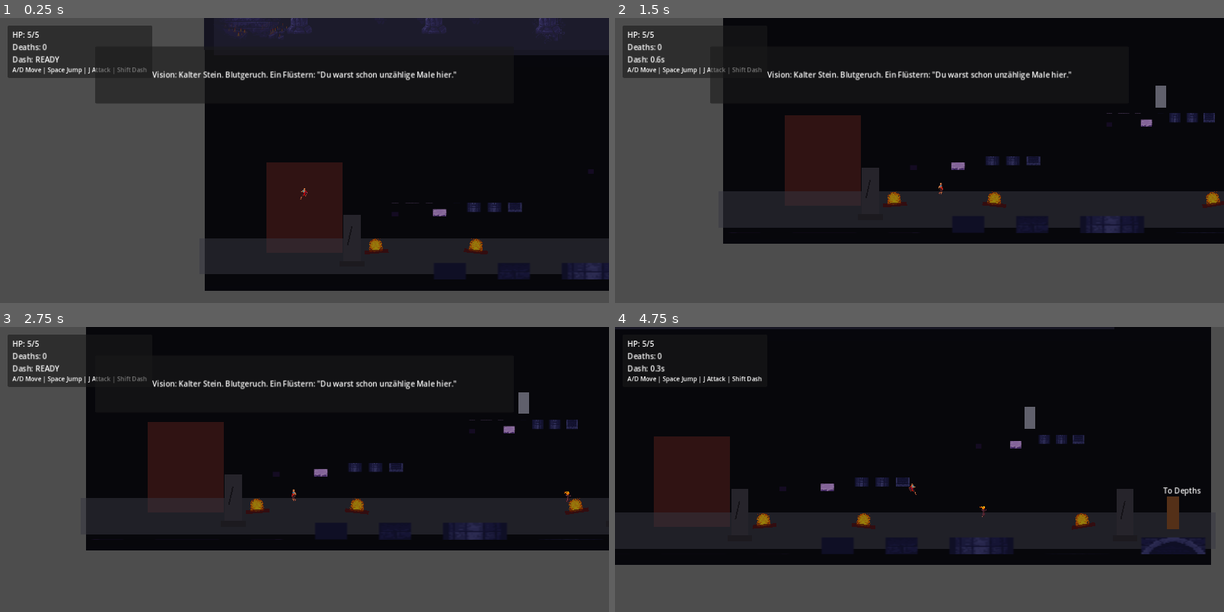
Above: before the commit, frames 1-4 (two rows, left to right).
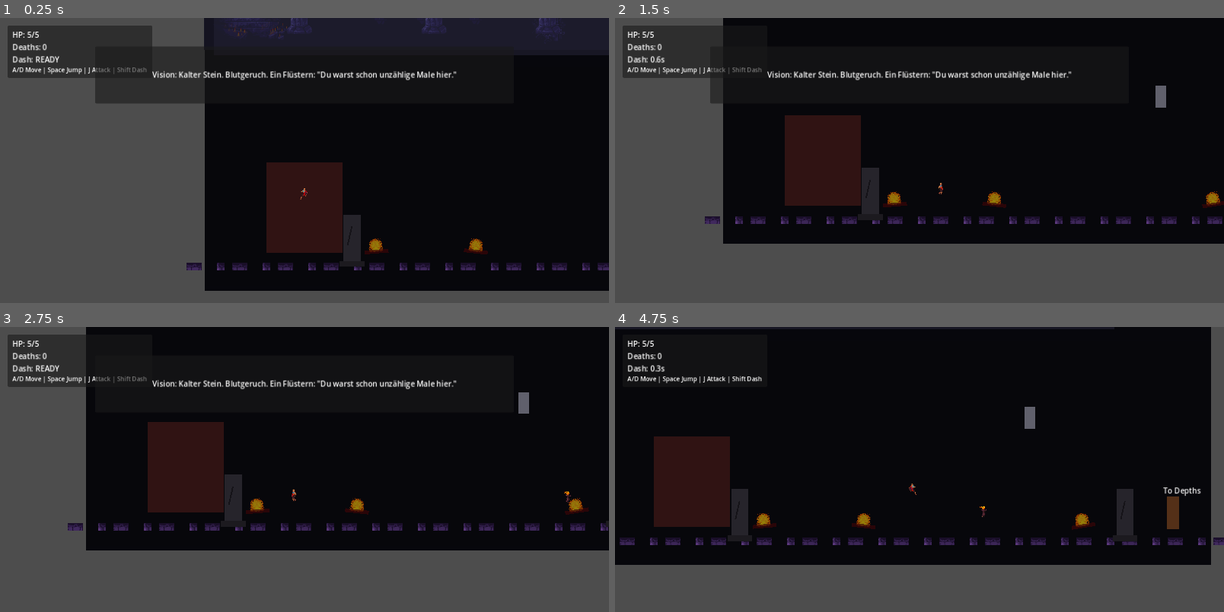
Above: after the commit, the same moments.

Repository: highneken/ProjectDarkness2D
Game: Godot game, scene res://scenes/Main.tscn
Same seed, same stepped clock (60 frames per second), same inputs: the game is played once before the commit and once after it.
Inputs:
- Up to frame 1 (0.25 s): no input
- Up to frame 2 (1.5 s): hold D (move_right) from 0.53 s (still down); tap J (attack) at 0.6 s; tap Space (jump) at 0.77 s; tap Shift (dash) at 1.35 s
- Up to frame 3 (2.75 s): tap Space (jump) at 1.52 s; release D (move_right) at 2.03 s; hold A (move_left) from 2.03 s (still down); tap J (attack) at 2.1 s
- Up to frame 4 (4.75 s): release A (move_left) at 2.78 s; hold D (move_right) 2.78-4.28 s; tap Shift (dash) at 2.85, 4.35 s; tap Space (jump) at 3.02, 3.77, 4.52 s; tap J (attack) at 3.6 s; hold A (move_left) from 4.28 s (still down)

The runs differ from the first frame. In frame 1, 7.3% of the frame differs, in the area x 30-100%, y 64-92%; in frame 2, 9.7%; in frame 3, 10%; in frame 4, 11%, in the area x 0-100%, y 37-80%.

Commit message:
Add real TileMap layers for Main and Room2 with clearer walkable surfaces

Diff:
--- a/scenes/Main.tscn
+++ b/scenes/Main.tscn
@@ -13,6 +13,7 @@
 [ext_resource type="Texture2D" path="res://assets/external/gothicvania/gothicvania_church/assets/environment/background.png" id="11_bg"]
 [ext_resource type="Texture2D" path="res://assets/external/gothicvania/gothicvania_church/assets/environment/columns.png" id="12_cols"]
 [ext_resource type="Texture2D" path="res://assets/external/gothicvania/gothicvania_church/assets/environment/tileset.png" id="13_tiles"]
+[ext_resource type="Script" path="res://scripts/main_tilemap.gd" id="14_mt"]
 
 [sub_resource type="RectangleShape2D" id="RectangleShape2D_floor"]
 size = Vector2(1400, 80)
@@ -82,7 +83,11 @@
 offset_bottom = 650.0
 color = Color(0.2, 0.08, 0.08, 1)
 
+[node name="TileMapMain" type="TileMap" parent="."]
+script = ExtResource("14_mt")
+
 [node name="GroundLane" type="ColorRect" parent="."]
+visible = false
 offset_left = -20.0
 offset_top = 620.0
 offset_right = 1300.0
@@ -96,6 +101,7 @@
 shape = SubResource("RectangleShape2D_floor")
 
 [node name="FloorVisual" type="Sprite2D" parent="Floor"]
+visible = false
 position = Vector2(0, -8)
 texture = ExtResource("13_tiles")
 region_enabled = true
@@ -110,6 +116,7 @@
 shape = SubResource("RectangleShape2D_plat1")
 
 [node name="PlatformArt" type="Sprite2D" parent="Platform1"]
+visible = false
 texture = ExtResource("13_tiles")
 region_enabled = true
 region_rect = Rect2(0, 64, 336, 24)
@@ -123,6 +130,7 @@
 shape = SubResource("RectangleShape2D_plat2")
 
 [node name="PlatformArt" type="Sprite2D" parent="Platform2"]
+visible = false
 texture = ExtResource("13_tiles")
 region_enabled = true
 region_rect = Rect2(0, 64, 336, 24)
--- a/scenes/Room2.tscn
+++ b/scenes/Room2.tscn
@@ -13,6 +13,7 @@
 [ext_resource type="Texture2D" path="res://assets/external/gothicvania/gothicvania_church/assets/environment/background.png" id="11_bg"]
 [ext_resource type="Texture2D" path="res://assets/external/gothicvania/gothicvania_church/assets/environment/columns.png" id="12_cols"]
 [ext_resource type="Texture2D" path="res://assets/external/gothicvania/gothicvania_church/assets/environment/tileset.png" id="13_tiles"]
+[ext_resource type="Script" path="res://scripts/room2_tilemap.gd" id="14_rt"]
 
 [sub_resource type="RectangleShape2D" id="RectangleShape2D_floor"]
 size = Vector2(1400, 80)
@@ -66,7 +67,11 @@
 [node name="SpawnPoint" type="Marker2D" parent="."]
 position = Vector2(130, 560)
 
+[node name="TileMapRoom2" type="TileMap" parent="."]
+script = ExtResource("14_rt")
+
 [node name="GroundLane" type="ColorRect" parent="."]
+visible = false
 offset_left = -20.0
 offset_top = 620.0
 offset_right = 1300.0
@@ -80,6 +85,7 @@
 shape = SubResource("RectangleShape2D_floor")
 
 [node name="FloorVisual" type="Sprite2D" parent="Floor"]
+visible = false
 position = Vector2(0, -8)
 texture = ExtResource("13_tiles")
 region_enabled = true
@@ -94,6 +100,7 @@
 shape = SubResource("RectangleShape2D_plat1")
 
 [node name="PlatformArt" type="Sprite2D" parent="Platform1"]
+visible = false
 texture = ExtResource("13_tiles")
 region_enabled = true
 region_rect = Rect2(0, 64, 336, 24)
@@ -107,6 +114,7 @@
 shape = SubResource("RectangleShape2D_plat2")
 
 [node name="PlatformArt" type="Sprite2D" parent="Platform2"]
+visible = false
 texture = ExtResource("13_tiles")
 region_enabled = true
 region_rect = Rect2(0, 64, 336, 24)
--- /dev/null
+++ b/scripts/main_tilemap.gd
@@ -0,0 +1,34 @@
+extends TileMap
+
+const TILE := 16
+const SOURCE_ID := 0
+
+func _ready() -> void:
+	var tileset := TileSet.new()
+	var src := TileSetAtlasSource.new()
+	src.texture = preload("res://assets/external/gothicvania/gothicvania_church/assets/environment/tileset.png")
+	src.texture_region_size = Vector2i(TILE, TILE)
+
+	for y in range(0, 6):
+		for x in range(0, 12):
+			src.create_tile(Vector2i(x, y))
+
+	tileset.add_source(src, SOURCE_ID)
+	tile_set = tileset
+	clear()
+
+	# Main ground band
+	for x in range(-4, 84):
+		set_cell(0, Vector2i(x, 40), SOURCE_ID, Vector2i((x % 6 + 6) % 6, 0))
+		set_cell(0, Vector2i(x, 41), SOURCE_ID, Vector2i((x % 6 + 6) % 6, 1))
+		set_cell(0, Vector2i(x, 42), SOURCE_ID, Vector2i((x % 6 + 6) % 6, 2))
+
+	# Platform 1
+	for x in range(24, 41):
+		set_cell(0, Vector2i(x, 34), SOURCE_ID, Vector2i((x % 6 + 6) % 6, 0))
+		set_cell(0, Vector2i(x, 35), SOURCE_ID, Vector2i((x % 6 + 6) % 6, 1))
+
+	# Platform 2
+	for x in range(49, 63):
+		set_cell(0, Vector2i(x, 28), SOURCE_ID, Vector2i((x % 6 + 6) % 6, 0))
+		set_cell(0, Vector2i(x, 29), SOURCE_ID, Vector2i((x % 6 + 6) % 6, 1))
--- /dev/null
+++ b/scripts/room2_tilemap.gd
@@ -0,0 +1,34 @@
+extends TileMap
+
+const TILE := 16
+const SOURCE_ID := 0
+
+func _ready() -> void:
+	var tileset := TileSet.new()
+	var src := TileSetAtlasSource.new()
+	src.texture = preload("res://assets/external/gothicvania/gothicvania_church/assets/environment/tileset.png")
+	src.texture_region_size = Vector2i(TILE, TILE)
+
+	for y in range(0, 6):
+		for x in range(0, 12):
+			src.create_tile(Vector2i(x, y))
+
+	tileset.add_source(src, SOURCE_ID)
+	tile_set = tileset
+	clear()
+
+	# Room2 ground band
+	for x in range(-4, 84):
+		set_cell(0, Vector2i(x, 40), SOURCE_ID, Vector2i((x % 6 + 6) % 6, 0))
+		set_cell(0, Vector2i(x, 41), SOURCE_ID, Vector2i((x % 6 + 6) % 6, 1))
+		set_cell(0, Vector2i(x, 42), SOURCE_ID, Vector2i((x % 6 + 6) % 6, 2))
+
+	# Platform 1
+	for x in range(23, 38):
+		set_cell(0, Vector2i(x, 32), SOURCE_ID, Vector2i((x % 6 + 6) % 6, 0))
+		set_cell(0, Vector2i(x, 33), SOURCE_ID, Vector2i((x % 6 + 6) % 6, 1))
+
+	# Platform 2
+	for x in range(45, 60):
+		set_cell(0, Vector2i(x, 28), SOURCE_ID, Vector2i((x % 6 + 6) % 6, 0))
+		set_cell(0, Vector2i(x, 29), SOURCE_ID, Vector2i((x % 6 + 6) % 6, 1))
